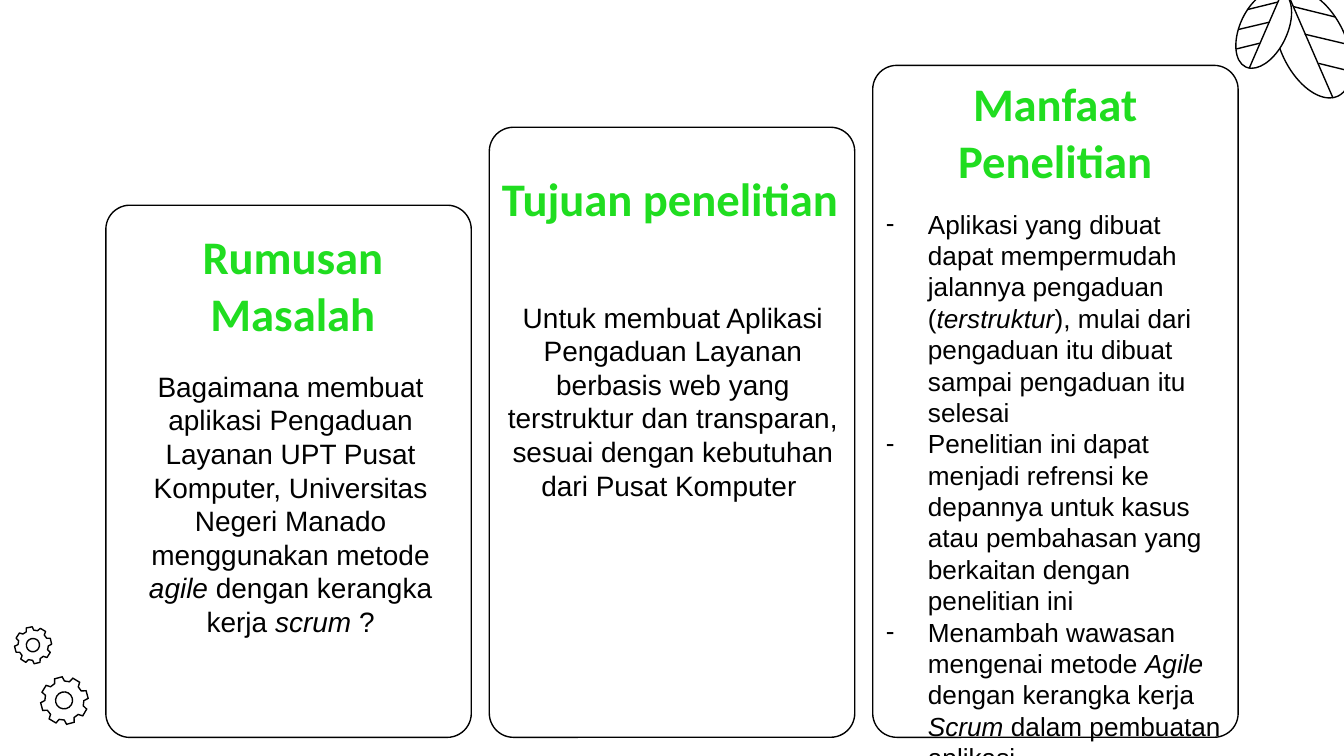
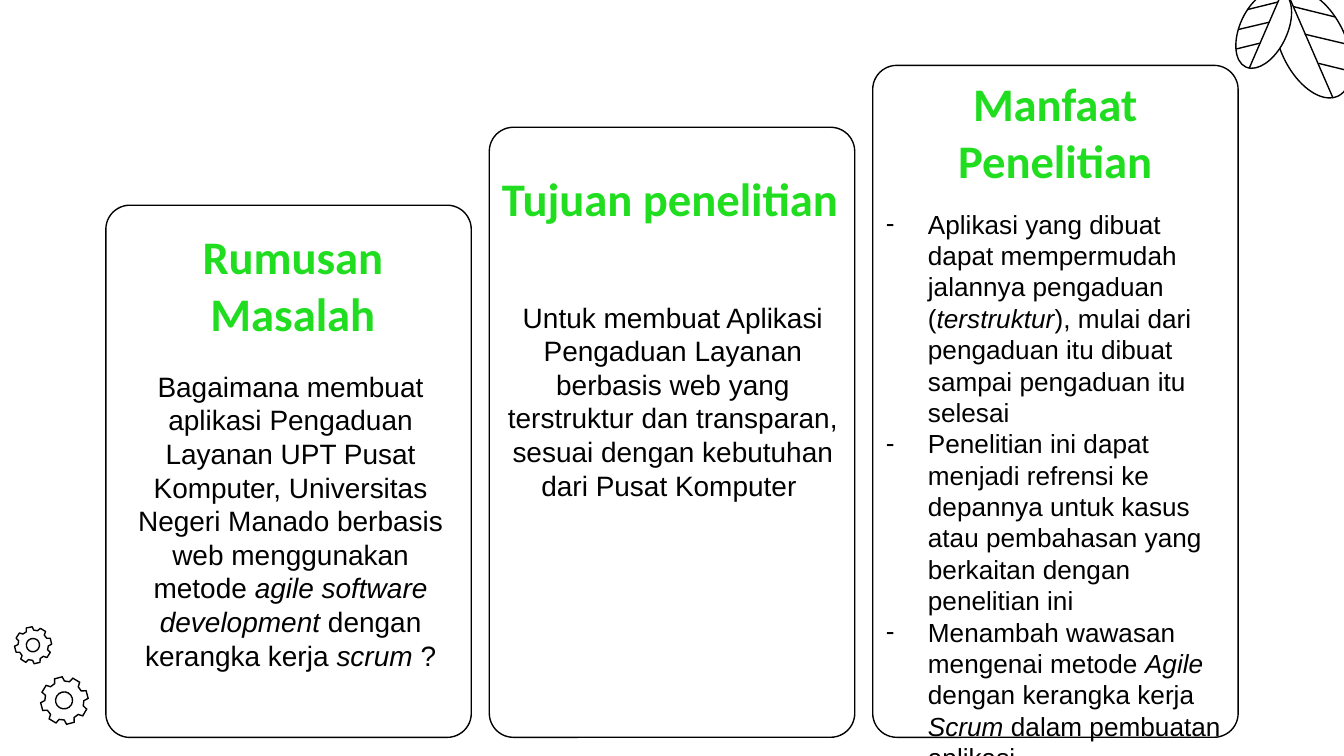
Before and after one commit to kokurate/Proposal, a slide deck: slide 8 of [] patch/proposal.pptx (slide 6 before the commit). Drawn at 1344x756 pixels with LibreOffice and Linux fonts; fonts in the diff are those of the drawing. Boxes give left, top, right and bottom in pixels: in the first picture for what was removed or moved away, otherwise in the second. Text is boxed around its words. In the diff, an @@ line names an element or a change of style, - is before the commit and + after.

```diff
--- a/[] patch/proposal.pptx
+++ b/[] patch/proposal.pptx
@@ text at (138,376,443,671): text changed @@
-Bagaimana membuat aplikasi Pengaduan Layanan UPT Pusat Komputer, Universitas Negeri Manado menggunakan metode agile dengan kerangka kerja scrum ?
+Bagaimana membuat aplikasi Pengaduan Layanan UPT Pusat Komputer, Universitas Negeri Manado berbasis web menggunakan metode agile software development dengan kerangka kerja scrum ?
```
Also in this commit, not shown: 6 other slides changed, 4 slides added, 1 slide removed, 6 other files.
